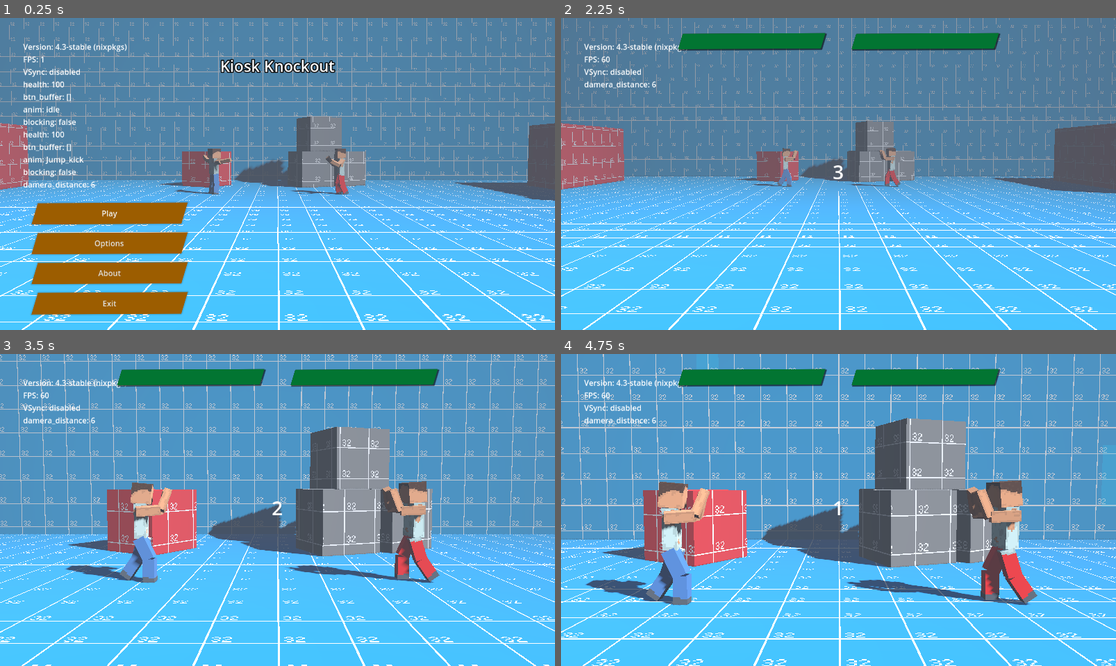
Above: before the commit, frames 1-4 (two rows, left to right).
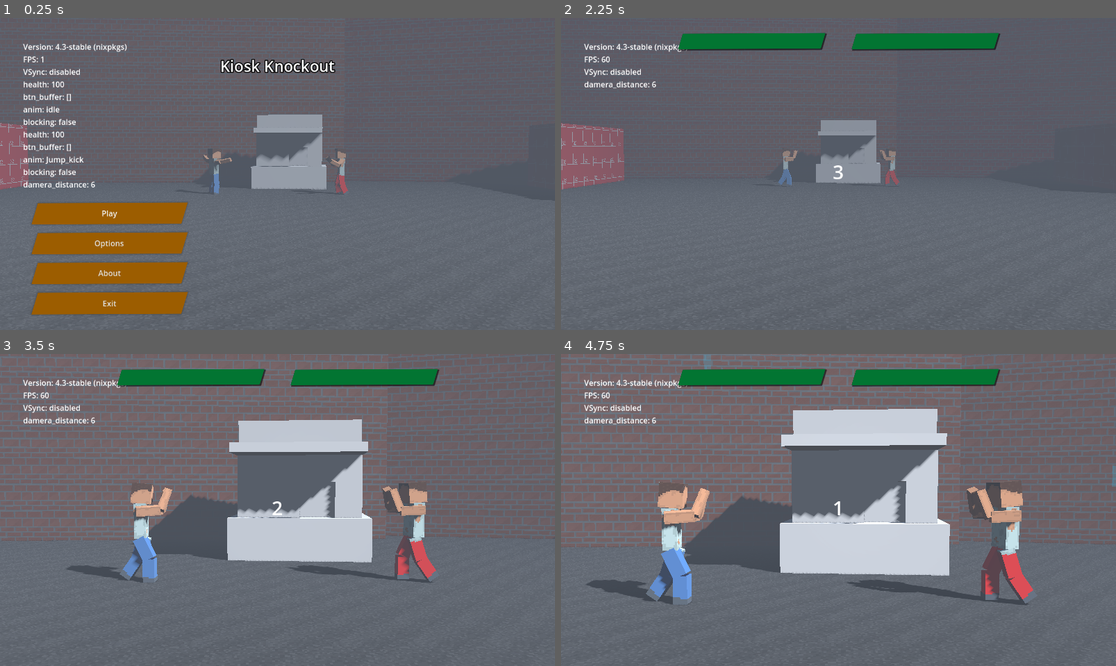
Above: after the commit, the same moments.

Repository: miklaskarjalainen/KioskKnockout
Game: Godot game, scene res://src/scenes/TitleScreen.tscn
Same seed, same stepped clock (60 frames per second), same inputs: the game is played once before the commit and once after it.
Inputs (mouse positions are in pixels of both pictures, inside the frame that each line leads up to):
- Up to frame 1 (0.25 s): no input
- Up to frame 2 (2.25 s): click "Play" at 0.5 s; tap Enter at 1.25 s; move the mouse to (960, 158) at 1.27 s; hold Up (ui_up) 1.28-2 s; click (960, 158) at 1.42 s; click "Play" at 2 s
- Up to frame 3 (3.5 s): drag from (166, 525) to (249, 572) at 2.77 s
- Up to frame 4 (4.75 s): move the mouse to (894, 441) at 3.52 s; hold Up (ui_up) 3.53-4.25 s; drag from (810, 572) to (672, 463) at 4.27 s

The runs differ from the first frame. In frame 1, 89% of the frame differs, in the area x 0-100%, y 0-100%; in frame 2, 93%; in frame 3, 93%; in frame 4, 91%.

Commit message:
more textures

Diff:
--- /dev/null
+++ b/assets/textures/asphalt_texture.tres.tres
@@ -0,0 +1,10 @@
+[gd_resource type="StandardMaterial3D" load_steps=2 format=3 uid="uid://0edyjln4jorb"]
+
+[ext_resource type="Texture2D" uid="uid://cna80b0xusqrl" path="res://assets/textures/asphalt.png" id="1_30uo0"]
+
+[resource]
+albedo_texture = ExtResource("1_30uo0")
+uv1_offset = Vector3(1, 1.035, 0.1)
+uv1_triplanar = true
+uv1_triplanar_sharpness = 150.0
+texture_filter = 0
--- /dev/null
+++ b/assets/textures/brick_texture.tres
@@ -0,0 +1,10 @@
+[gd_resource type="StandardMaterial3D" load_steps=2 format=3 uid="uid://dirudbclkfror"]
+
+[ext_resource type="Texture2D" uid="uid://crqxgcrf0h82d" path="res://assets/textures/brick.png" id="1_a1o8s"]
+
+[resource]
+albedo_texture = ExtResource("1_a1o8s")
+uv1_offset = Vector3(1, 1.035, 0.1)
+uv1_triplanar = true
+uv1_triplanar_sharpness = 150.0
+texture_filter = 0
--- a/src/scenes/Arena1.tscn
+++ b/src/scenes/Arena1.tscn
@@ -1,14 +1,19 @@
-[gd_scene load_steps=17 format=3 uid="uid://dvp2vq4xjs5cs"]
+[gd_scene load_steps=20 format=3 uid="uid://dvp2vq4xjs5cs"]
 
-[ext_resource type="Material" uid="uid://bwwrkqr1noawi" path="res://assets/dev/dev_blue.tres" id="1_f7b4o"]
+[ext_resource type="Material" uid="uid://0edyjln4jorb" path="res://assets/textures/asphalt_texture.tres.tres" id="1_25r2m"]
 [ext_resource type="Material" uid="uid://cjxillm06ji65" path="res://assets/dev/dev_orange.tres" id="2_cxg53"]
+[ext_resource type="Material" uid="uid://dirudbclkfror" path="res://assets/textures/brick_texture.tres" id="2_q4t5w"]
 [ext_resource type="PackedScene" uid="uid://dp6sarh3doobm" path="res://src/actors/Player.tscn" id="2_y6vyn"]
 [ext_resource type="Material" uid="uid://cwqh8r2btxpsp" path="res://assets/dev/dev_gray.tres" id="3_diw7d"]
 [ext_resource type="Script" path="res://src/scenes/TargetCamera.gd" id="4_b2icj"]
 [ext_resource type="PackedScene" uid="uid://16bs7hyhk3pq" path="res://src/scenes/GameState.tscn" id="6_hfkfd"]
+[ext_resource type="PackedScene" uid="uid://85gvtrbjd40y" path="res://assets/models/kiosk.gltf" id="8_ghrwg"]
 
 [sub_resource type="BoxMesh" id="BoxMesh_fop1y"]
-size = Vector3(100, 1, 70)
+size = Vector3(50, 1, 70)
+
+[sub_resource type="BoxMesh" id="BoxMesh_ui0qm"]
+size = Vector3(25, 15, 15)
 
 [sub_resource type="BoxMesh" id="BoxMesh_64x4u"]
 lightmap_size_hint = Vector2i(24, 36)
@@ -30,7 +35,7 @@
 sky = SubResource("Sky_etotk")
 fog_enabled = true
 fog_light_color = Color(0.324998, 0.35401, 0.399615, 1)
-fog_density = 0.0626
+fog_density = 0.09
 
 [sub_resource type="CameraAttributesPhysical" id="CameraAttributesPhysical_w6j0n"]
 
@@ -49,7 +54,7 @@
 
 [sub_resource type="PlaneMesh" id="PlaneMesh_c4grk"]
 material = SubResource("StandardMaterial3D_jhm0m")
-size = Vector2(0.15, 0.3)
+size = Vector2(0.05, 0.1)
 orientation = 2
 
 [node name="Arena1" type="Node3D"]
@@ -60,44 +65,52 @@
 [node name="floor" type="CSGMesh3D" parent="CSGCombiner3D"]
 transform = Transform3D(1, 0, 0, 0, 1, 0, 0, 0, 1, 0.0317192, 0.161488, 21.9858)
 mesh = SubResource("BoxMesh_fop1y")
-material = ExtResource("1_f7b4o")
+material = ExtResource("1_25r2m")
 
 [node name="back_wall" type="CSGMesh3D" parent="CSGCombiner3D"]
-transform = Transform3D(1, 0, 0, 0, -4.37114e-08, -1, 0, 1, -4.37114e-08, 0.0317192, 2.16149, -10.0142)
-mesh = SubResource("BoxMesh_fop1y")
-material = ExtResource("1_f7b4o")
+transform = Transform3D(0.981097, -0.193515, 8.45882e-09, 0, -4.37114e-08, -1, 0.193515, 0.981097, -4.28851e-08, 13.9509, 8.10902, -14.7905)
+mesh = SubResource("BoxMesh_ui0qm")
+material = ExtResource("2_q4t5w")
+
+[node name="back_wall2" type="CSGMesh3D" parent="CSGCombiner3D"]
+transform = Transform3D(0.998722, 0.0505407, -2.2092e-09, 0, -4.37114e-08, -1, -0.0505407, 0.998722, -4.36555e-08, -8.57719, 8.10902, -14.7905)
+mesh = SubResource("BoxMesh_ui0qm")
+material = ExtResource("2_q4t5w")
 
 [node name="left_wall" type="CSGMesh3D" parent="CSGCombiner3D"]
 transform = Transform3D(-0.0100355, 0, -0.99995, 0, 1, 0, 0.99995, 0, -0.0100355, -17, 1.63, 0.087)
 mesh = SubResource("BoxMesh_64x4u")
 
+[node name="box2" type="CSGMesh3D" parent="CSGCombiner3D"]
+transform = Transform3D(0.361885, 0, -0.932223, 0, 1, 0, 0.932223, 0, 0.361885, 1.90674, 1.6431, -29.5041)
+mesh = SubResource("BoxMesh_mnm20")
+material = ExtResource("3_diw7d")
+
+[node name="box3" type="CSGMesh3D" parent="CSGCombiner3D"]
+transform = Transform3D(0.590831, 0, -0.806795, 0, 1, 0, 0.806795, 0, 0.590831, 3.77119, 1.6431, -30.2279)
+mesh = SubResource("BoxMesh_mnm20")
+material = ExtResource("3_diw7d")
+
+[node name="box4" type="CSGMesh3D" parent="CSGCombiner3D"]
+transform = Transform3D(0.361885, 0, -0.932223, 0, 1, 0, 0.932223, 0, 0.361885, 2.47708, 3.6431, -30.7982)
+mesh = SubResource("BoxMesh_mnm20")
+material = ExtResource("3_diw7d")
+
 [node name="box1" type="CSGMesh3D" parent="CSGCombiner3D"]
-transform = Transform3D(0.860964, 0, -0.508666, 0, 1, 0, 0.508666, 0, 0.860964, -4.08988, 1.63006, -4.91322)
+transform = Transform3D(0.860964, 0, -0.508666, 0, 1, 0, 0.508666, 0, 0.860964, -4.08988, 1.63006, -29.7285)
 mesh = SubResource("BoxMesh_mnm20")
+
+[node name="box5" type="CSGMesh3D" parent="CSGCombiner3D"]
+transform = Transform3D(0.590831, 0, -0.806795, 0, 1, 0, 0.806795, 0, 0.590831, 2.11611, 1.6431, -31.7299)
+mesh = SubResource("BoxMesh_mnm20")
+material = ExtResource("3_diw7d")
 
 [node name="right_wall" type="CSGMesh3D" parent="CSGCombiner3D"]
 transform = Transform3D(-0.0100355, 0, -0.99995, 0, 1, 0, 0.99995, 0, -0.0100355, 17, 1.63, 0.087)
 mesh = SubResource("BoxMesh_64x4u")
 
-[node name="box2" type="CSGMesh3D" parent="CSGCombiner3D"]
-transform = Transform3D(0.361885, 0, -0.932223, 0, 1, 0, 0.932223, 0, 0.361885, 1.90674, 1.6431, -4.68888)
-mesh = SubResource("BoxMesh_mnm20")
-material = ExtResource("3_diw7d")
-
-[node name="box3" type="CSGMesh3D" parent="CSGCombiner3D"]
-transform = Transform3D(0.590831, 0, -0.806795, 0, 1, 0, 0.806795, 0, 0.590831, 3.77119, 1.6431, -5.41265)
-mesh = SubResource("BoxMesh_mnm20")
-material = ExtResource("3_diw7d")
-
-[node name="box4" type="CSGMesh3D" parent="CSGCombiner3D"]
-transform = Transform3D(0.361885, 0, -0.932223, 0, 1, 0, 0.932223, 0, 0.361885, 2.47708, 3.6431, -5.98298)
-mesh = SubResource("BoxMesh_mnm20")
-material = ExtResource("3_diw7d")
-
-[node name="box5" type="CSGMesh3D" parent="CSGCombiner3D"]
-transform = Transform3D(0.590831, 0, -0.806795, 0, 1, 0, 0.806795, 0, 0.590831, 2.11611, 1.6431, -6.9146)
-mesh = SubResource("BoxMesh_mnm20")
-material = ExtResource("3_diw7d")
+[node name="blockbench_export" parent="CSGCombiner3D" instance=ExtResource("8_ghrwg")]
+transform = Transform3D(0.30618, 0, 3.98826, 0, 4, 0, -3.98826, 0, 0.30618, 0.706717, 0.358467, -4.02014)
 
 [node name="DirectionalLight3D" type="DirectionalLight3D" parent="."]
 transform = Transform3D(0.266353, -0.712342, 0.649327, 0.40585, 0.693918, 0.594781, -0.874266, 0.105108, 0.473931, 21.8999, 13.0236, 12.3503)
Not shown, added: assets/characters/kiosk.gltf.import
Not shown, added: assets/models/kiosk.gltf
Not shown, added: assets/models/kiosk.gltf.import
Binary file added: assets/textures/asphalt.png
Not shown, added: assets/textures/asphalt.png.import
Binary file added: assets/textures/brick.png
Not shown, added: assets/textures/brick.png.import
Not shown, added: assets/models/kiosk.bbmodel
